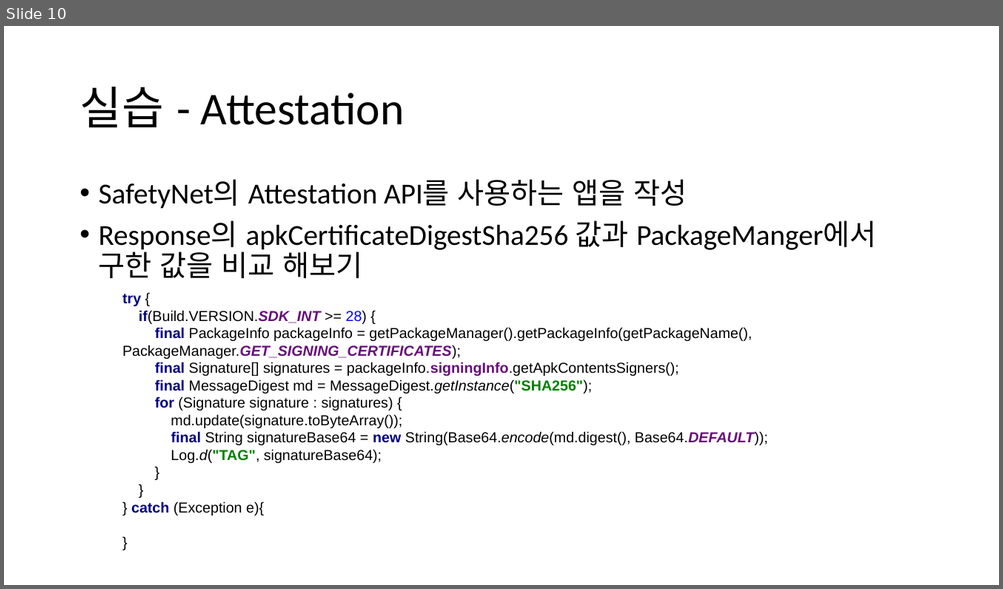
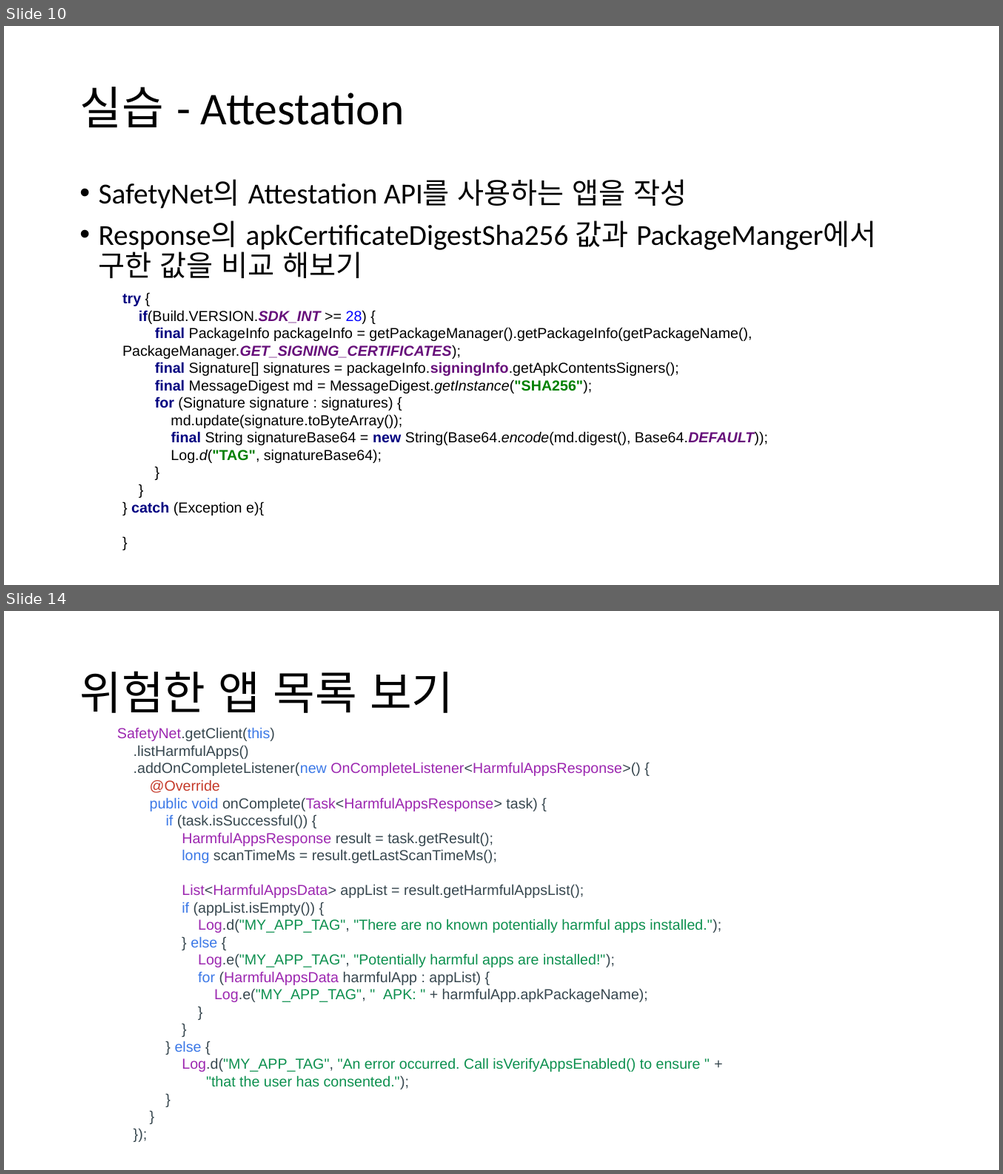
Before and after one commit to jyheo/jyheo.github.io, a slide deck: androidsec/안드로이드 SafetyNet.pptx. Shown one above the other, each under a label of ours: slide 10 before the commit, slides 10 and 14 after it; the slides between them are not shown. The pictures are 1003x589 and 1003x1174 pixels, drawn with LibreOffice and Linux fonts; fonts in the diff are those of the drawing. Boxes give left, top, right and bottom in pixels: in the first picture for what was removed or moved away, otherwise in the second. Text is boxed around its words. In the diff, an @@ line names an element or a change of style, - is before the commit and + after.

```diff
--- a/androidsec/안드로이드 SafetyNet.pptx
+++ b/androidsec/안드로이드 SafetyNet.pptx
@@ slide 14 added at bbox=[4, 611, 999, 1170], background #FFFFFF @@
@@ title added at bbox=[79, 671, 453, 713], 44 pt, text #000000 @@
+위험한 앱 목록 보기
@@ text added at bbox=[117, 727, 721, 1090], 14 pt, text #37474F @@
+SafetyNet.getClient(this)
+.listHarmfulApps()
+.addOnCompleteListener(new OnCompleteListener<HarmfulAppsResponse>() {
+@Override
+public void onComplete(Task<HarmfulAppsResponse> task) {
+if (task.isSuccessful()) {
+HarmfulAppsResponse result = task.getResult();
+long scanTimeMs = result.getLastScanTimeMs();
+List<HarmfulAppsData> appList = result.getHarmfulAppsList();
+if (appList.isEmpty()) {
+Log.d("MY_APP_TAG", "There are no known potentially harmful apps installed.");
+} else {
+Log.e("MY_APP_TAG", "Potentially harmful apps are installed!");
+for (HarmfulAppsData harmfulApp : appList) {
+Log.e("MY_APP_TAG", " APK: " + harmfulApp.apkPackageName);
+}
+}
+} else {
+Log.d("MY_APP_TAG", "An error occurred. Call isVerifyAppsEnabled() to ensure " +
+"that the user has consented.");
+}
+}
+});
```
Also in this commit, not shown: 4 other slides added, 6 other files.
